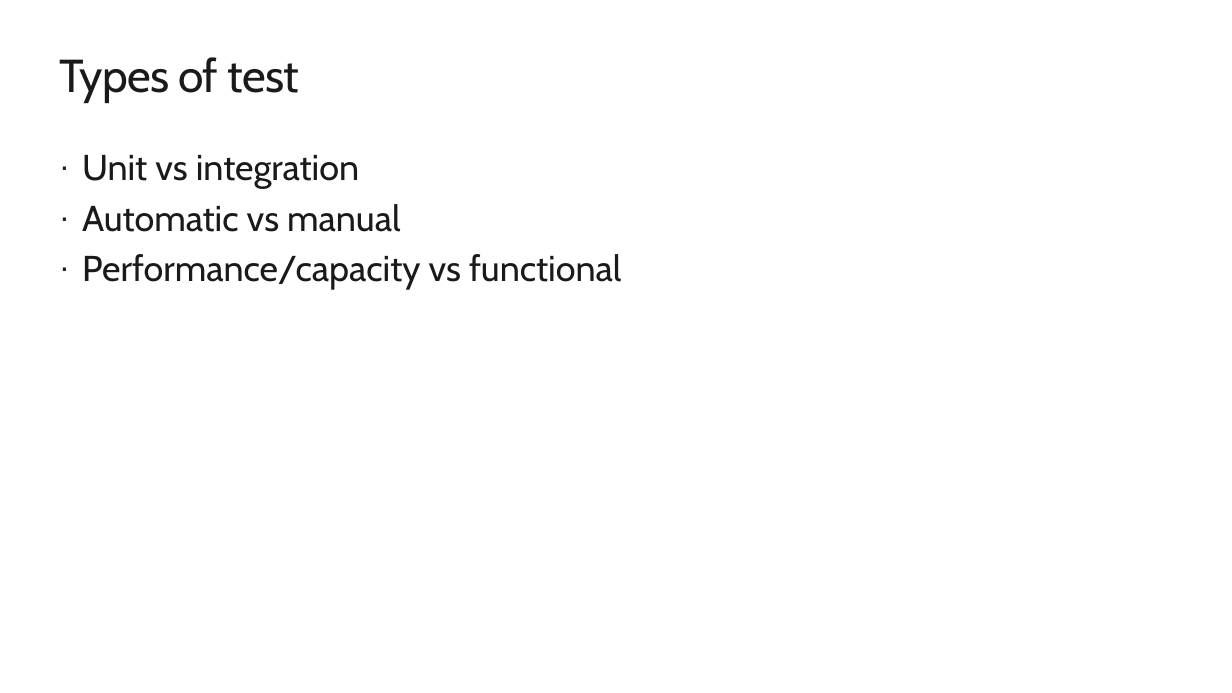
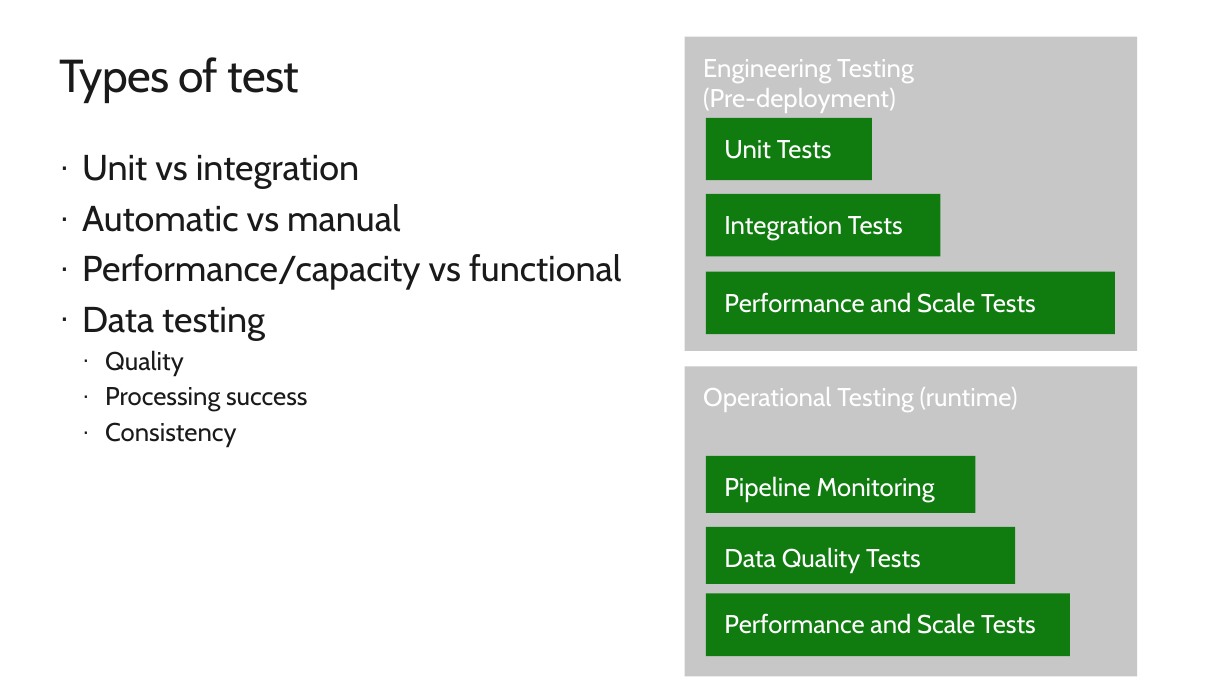
Before and after one commit to arevaloisabel/agiledataoops, a slide deck: slide 5 of Presentations/Testing Intro.pptx (slide 4 before the commit). Drawn at 1232x693 pixels with LibreOffice and Linux fonts; fonts in the diff are those of the drawing; background and template pictures are left out. Boxes give left, top, right and bottom in pixels: in the first picture for what was removed or moved away, otherwise in the second. Text is boxed around its words. In the diff, an @@ line names an element or a change of style, - is before the commit and + after.

Commit message:
testing presentation

```diff
--- a/Presentations/Testing Intro.pptx
+++ b/Presentations/Testing Intro.pptx
@@ rectangle added at (685, 37, 1138, 351), fill #C7C7C7, 20 pt, text #FFFFFF @@
+Engineering Testing
+(Pre-deployment)
@@ rectangle added at (706, 117, 872, 180), fill #107C10, 20 pt, text #FFFFFF @@
+Unit Tests
@@ rectangle added at (706, 194, 941, 257), fill #107C10, 20 pt, text #FFFFFF @@
+Integration Tests
@@ rectangle added at (706, 272, 1116, 335), fill #107C10, 20 pt, text #FFFFFF @@
+Performance and Scale Tests
@@ text at (82, 307, 308, 447): paragraphs added @@
+· Data testing
+  · Quality
+  · Processing success
+  · Consistency
@@ rectangle added at (685, 366, 1138, 677), fill #C7C7C7, 20 pt, text #FFFFFF @@
+Operational Testing (runtime)
@@ rectangle added at (706, 457, 976, 514), fill #107C10, 20 pt, text #FFFFFF @@
+Pipeline Monitoring
@@ rectangle added at (706, 527, 1016, 584), fill #107C10, 20 pt, text #FFFFFF @@
+Data Quality Tests
@@ rectangle added at (706, 593, 1070, 656), fill #107C10, 20 pt, text #FFFFFF @@
+Performance and Scale Tests
```
Also in this commit, not shown: 4 other slides changed, 11 slides added, 6 other files.
